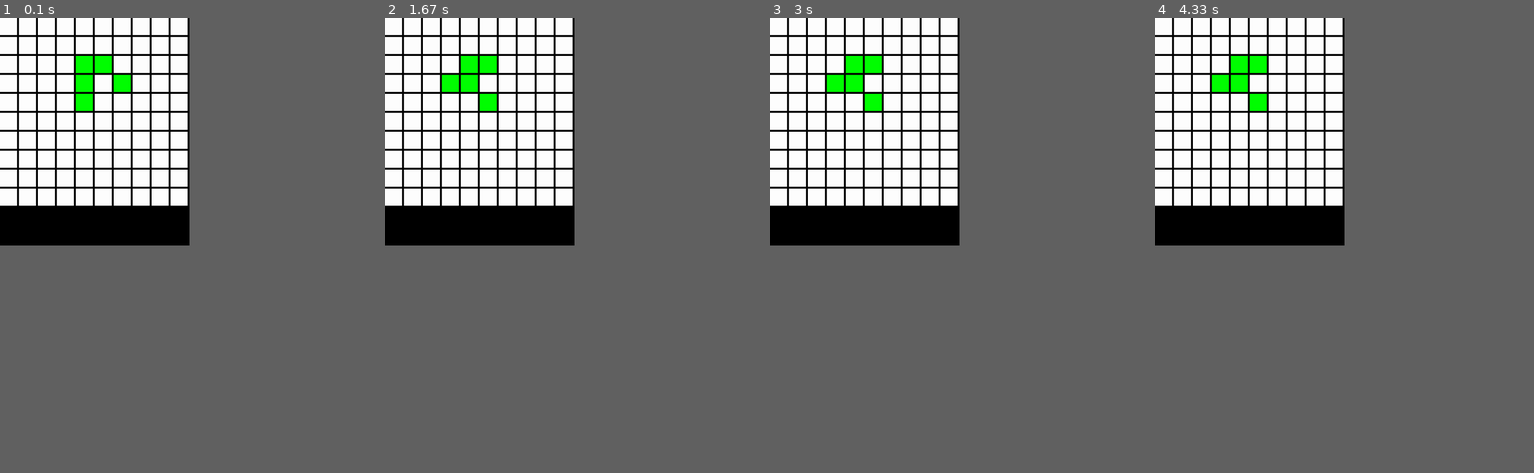
Above: before the commit, frames 1-4 (left to right).
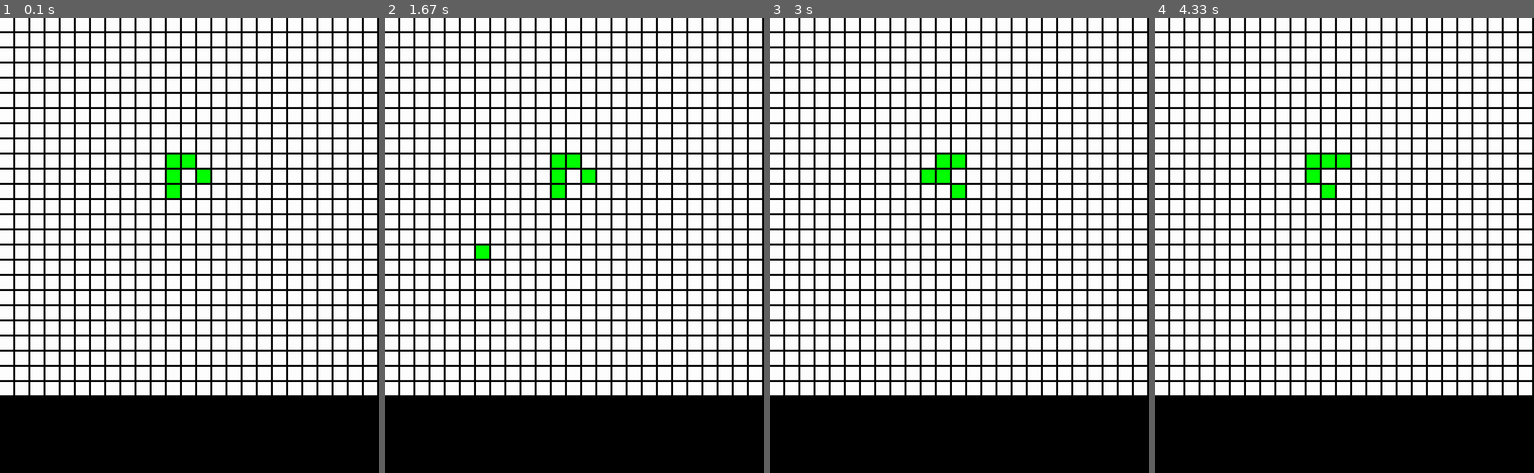
Above: after the commit, the same moments.

Repository: bloominstituteoftechnology/CS-Build-Week-1
Game: pygame game, started from draft.py
The game is run twice, just before and just after one commit, with the same random seed, the same clock (stepped at 60 frames per second) and the same inputs.
Inputs (mouse positions are in pixels of both pictures, inside the frame that each line leads up to):
- Up to frame 1 (0.1 s): no input
- Up to frame 2 (1.67 s): press the mouse at (574, 277) at 0.37 s; move the mouse to (529, 263) at 0.47 s; release the mouse at (483, 250) at 0.6 s; press the mouse at (574, 277) at 0.7 s; move the mouse to (642, 341) at 0.8 s; release the mouse at (714, 404) at 0.93 s
- Up to frame 3 (3 s): no input
- Up to frame 4 (4.33 s): no input
In our replay, the window is 375x450 before the commit and 750x900 after it. These sizes can differ from the game's own. Grey fills any space a smaller window leaves; there, only what the larger window draws over its background counts as a difference.

The runs differ from the first frame. In frame 1, 59% of the frame differs, in the area x 0-100%, y 0-83%; in frame 2, 59%; in frame 3, 59%; in frame 4, 59%.

Commit message:
Refactor some code

Diff:
--- a/draft.py
+++ b/draft.py
@@ -66,16 +66,20 @@
 
 def main():
     gen = 0
-    max = 10
+    max = 25
     l = [ [0] * max for i in range(max) ]
-    window = 500
+    WINDOW = 1000
+    BOTTOM = int(WINDOW / 5)
+    SIZE = (WINDOW / max) - 5
+
+    # CLEAR = pygame.Rect(j*(5+size), i*(5+size), size, size)
+    # PLAY = pygame.Rect(j*(5+size), i*(5+size), size, size)
 
     #PyGame
     pygame.init()
     pygame.display.set_caption("Hector Ledesma - Conway's Game of Life")
-    screen = pygame.display.set_mode((window, window + 100))
+    screen = pygame.display.set_mode((WINDOW, WINDOW + BOTTOM))
 
-    size = (window / max) - 5
 
     mid = int(max / 2 - 1)
     # print(l)
@@ -98,12 +102,12 @@
             if event.type == pygame.MOUSEBUTTONUP:
                 x = pygame.mouse.get_pos()[0]
                 y = pygame.mouse.get_pos()[1]
-                if y > window:
+                if y > WINDOW:
                     print(f"X: {x} Y: {y}")
                     edit = not edit
-                if edit and y < window:
-                    x2 = int(x / (size + 5))
-                    y2 = int(y / (size + 5))
+                if edit and y < WINDOW:
+                    x2 = int(x / (SIZE + 5))
+                    y2 = int(y / (SIZE + 5))
                     print(f"X:{x2} Y:{y2}")
                     l[y2][x2] = 0 if l[y2][x2] is 1 else 1
 
@@ -111,7 +115,7 @@
         for i  in range(max):
             for j in range(max):
                 color = 'green' if l[i][j] == 1 else 'white'
-                pygame.draw.rect(screen, pygame.Color(color), pygame.Rect(j*(5+size), i*(5+size), size, size))
+                pygame.draw.rect(screen, pygame.Color(color), pygame.Rect(j*(5+SIZE), i*(5+SIZE), SIZE, SIZE))
 
         if edit:
             print("Edit mode is ON")
@@ -119,7 +123,7 @@
         else:
             l = update_board(max, l)
             gen += 1
-            time.sleep(1)
+            pygame.time.wait(1000)
         pygame.display.flip()
 
 if __name__ == '__main__':
